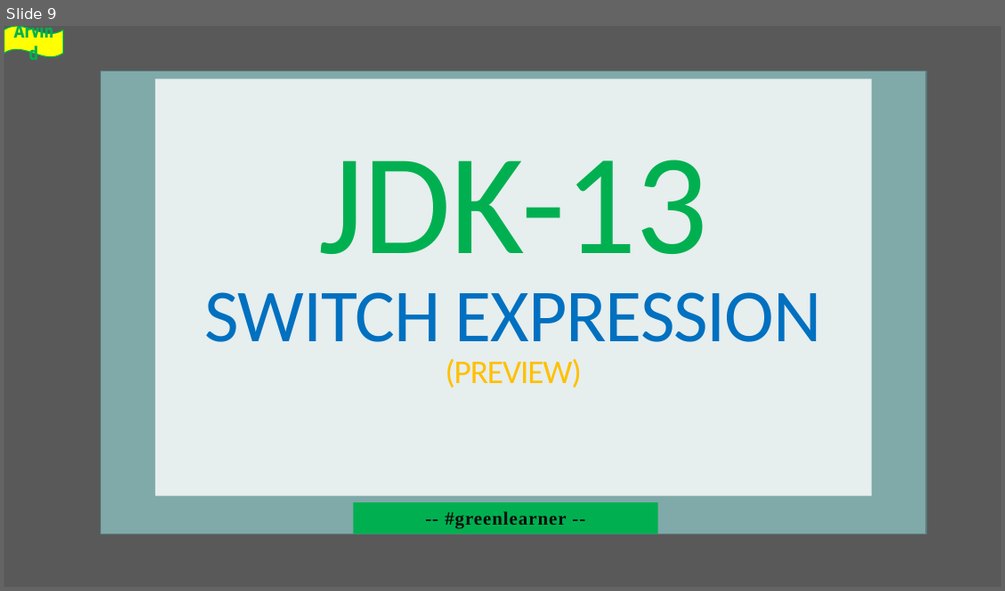
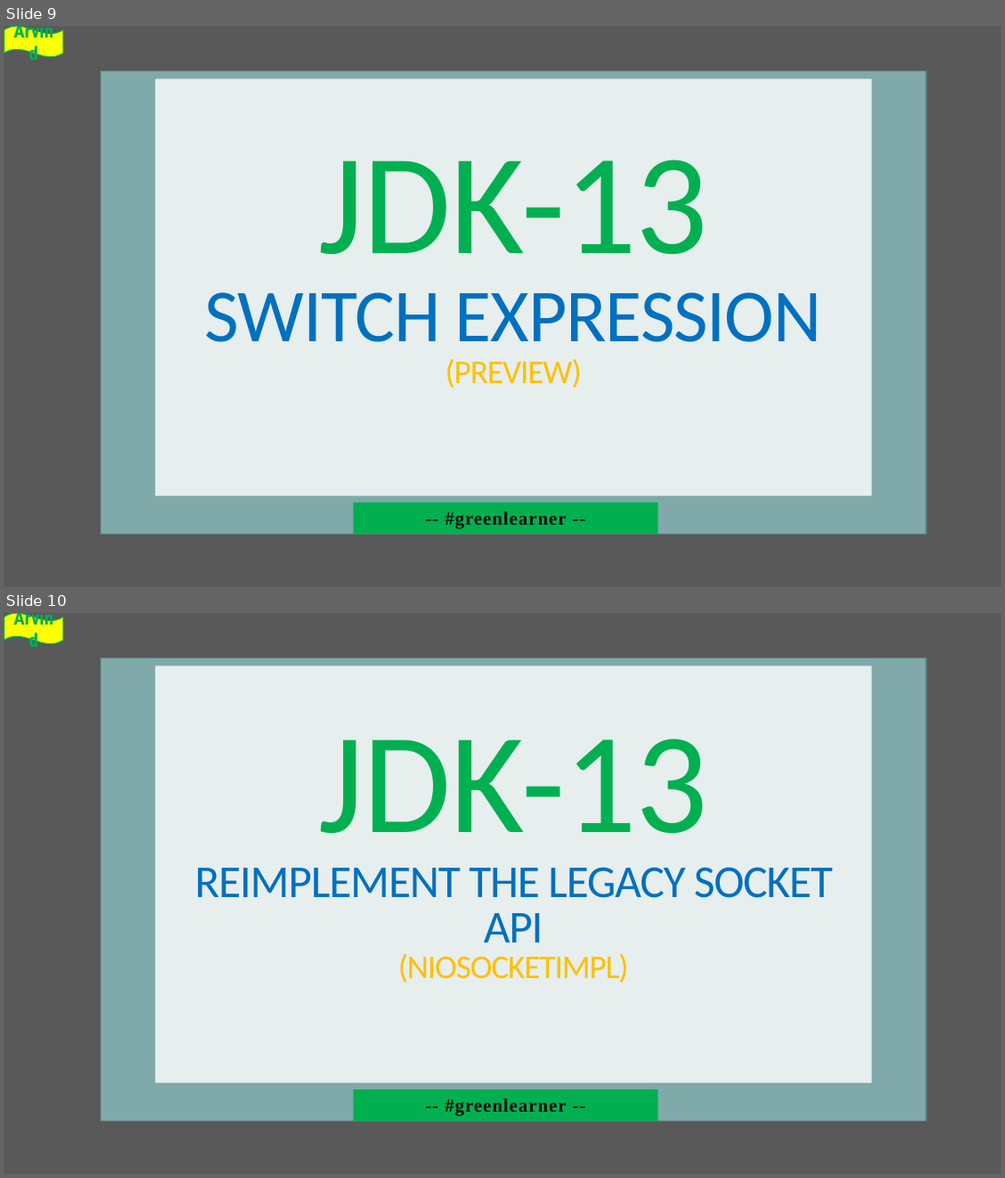
Before and after one commit to codefarm0/Java13, a slide deck: Jdk-13.pptx. Shown one above the other, each under a label of ours: slide 9 before the commit, slides 9 and 10 after it. The pictures are 1005x591 and 1005x1178 pixels, drawn with LibreOffice and Linux fonts; fonts in the diff are those of the drawing; background and template pictures are left out. Boxes give left, top, right and bottom in pixels: in the first picture for what was removed or moved away, otherwise in the second. Text is boxed around its words. In the diff, an @@ line names an element or a change of style, - is before the commit and + after.

```diff
--- a/Jdk-13.pptx
+++ b/Jdk-13.pptx
@@ slide 10 added at box(4, 613, 1001, 1174), background picture (left out); not listed: 2 template elements that a slide beside it also shows @@
@@ wave added at box(4, 613, 63, 644), fill #FFFF00, outline #00B050 1 pt, 18 pt, text #00B050, bold @@
+Arvind
@@ rectangle added at box(100, 657, 926, 1121), fill #80A9AA, outline #5F7D7E 1 pt @@
@@ title added at box(155, 666, 872, 1083), fill #E6EEEE, 44 pt, text #0070C0 @@
+JDK-13
+REIMPLEMENT THE LEGACY SOCKET API
+(NIOSOCKETIMPL)
@@ subtitle added at box(353, 1089, 657, 1121), fill #00B050, 18 pt, text #0D0D0D, bold @@
+-- #greenlearner --
```
Also in this commit, not shown: 1 slide changed, 4 other slides added, 4 slides removed, 3 other files.
